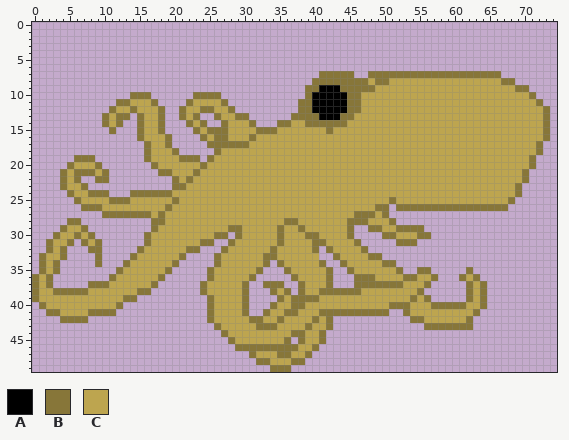
File history of a pixel-art file, assets/art/octopus.aseprite. This is how it looked before the edit.
75x50 pixels, 1 frame.
Palette (. is transparent): A #000000  B #877639  C #bda54f
Pixels before (only the part around the change), first column x 0:
 0 ...........................................................................
 1 ...........................................................................
 2 ...........................................................................
 3 ...........................................................................
 4 ...........................................................................
 5 ...........................................................................
 6 ...........................................................................
 7 .........................................BBBBB..BBBBBBBBBBBBBBBBBBB........
 8 ........................................BBBBBBBBCBBCCCCCCCCCCCCCCCCBB......
 9 .......................................BBAAABBBBBCCCCCCCCCCCCCCCCCCCCBB....
10 ..............BBB......BBBB............BAAAAABBCCCCCCCCCCCCCCCCCCCCCCCCB...
11 ............BBCCCB....BCCCCB..........BBAAAAABBCCCCCCCCCCCCCCCCCCCCCCCCCB..
12 ...........BCCBCCCB..BCCBBCCB.........BBAAAAABBCCCCCCCCCCCCCCCCCCCCCCCCCCB.
13 ..........BCBB.BCCB..BCB..BCCBB......BBBBAAABBCCCCCCCCCCCCCCCCCCCCCCCCCCCB.
14 ..........BCB..BCCB...BCB..BCCCB...BBCCBBBBBBCCCCCCCCCCCCCCCCCCCCCCCCCCCCB.
15 ...........B...BCCB....BCBBBCCCCBBBCCCCCCCBCCCCCCCCCCCCCCCCCCCCCCCCCCCCCCB.
16 ...............BCCCB....BCBBCCCBCCCCCCCCCCCCCCCCCCCCCCCCCCCCCCCCCCCCCCCCCB.
17 ................BCCB.....BBBBBBCCCCCCCCCCCCCCCCCCCCCCCCCCCCCCCCCCCCCCCCCB..
18 ................BCCCB.....BCCCCCCCCCCCCCCCCCCCCCCCCCCCCCCCCCCCCCCCCCCCCCB..
19 ......BBB.......BCCCCBBB.BCCCCCCCCCCCCCCCCCCCCCCCCCCCCCCCCCCCCCCCCCCCCCB...
20 .....BCCCB.......BCCCCCCBCCCCCCCCCCCCCCCCCCCCCCCCCCCCCCCCCCCCCCCCCCCCCCB...
21 ....BCBBBCB.......BBCCCBCCCCCCCCCCCCCCCCCCCCCCCCCCCCCCCCCCCCCCCCCCCCCCB....
22 ....BCB..BB.........BCBCCCCCCCCCCCCCCCCCCCCCCCCCCCCCCCCCCCCCCCCCCCCCCCB....
23 ....BCCB............BBCCCCCCCCCCCCCCCCCCCCCCCCCCCCCCCCCCCCCCCCCCCCCCCB.....
24 .....BCCBBB...BBBBBBCCCCCCCCCCCCCCCCCCCCCCCCCCCCCCCCCCCCCCCCCCCCCCCCCB.....
25 ......BCCCCBBBCCCCCCBCCCCCCCCCCCCCCCCCCCCCCCCCCCCCCBCCCCCCCCCCCCCCCCB......
26 .......BBBCCCCCCCCCBCCCCCCCCCCCCCCCCCCCCCCCCCCCCCBB.BBBBBBBBBBBBBBBB.......
27 ..........BBBBBBBCBCCCCCCCCCCCCCCCCCCCCCCCCCCCBBBCB........................
28 .....BB..........BBCCCCCCCCCCCCCCCCCBBCCCCCCCBBBCCCB.......................
29 ....BCCB.........BCCCCCCCCCCBBCCCCCBCCBCCCCCCB..BBCCBBBB...................
30 ...BCCBCB.......BCCCCCCCCCBB.BCCCCCBCCCBBCCCCB....BBCCCBB..................
31 ..BCCB.BCB......BCCCCCCCBB..BCCCCCCBCCCCBBCCCCB.....BBB....................
32 ..BCB...BB.....BCCCCCCBB...BCCCCCCBCCCCCB.BCCCCB...........................
33 .BCCB....B....BCCCCCCB....BCCCCCCBBCCCCCC..BCCCCBB.........................
34 .BCB.....B...BCCCCCCB.....BCCCCCCB.BCCCCCB..BCCCCCBB.......................
35 .BCB........BCCCCCCB.....BCCCCCCB...BCCCCCB..BCCCCCCB..BB.....B............
36 BCB........BCCCCCCB......BCCCCCB.....BCCCCB...BBBCCCCBBCCB...BCB...........
37 BCB.....BBBCCCCCCB......BCCCCCB..BBB..BCCCB...BBBBBBBCCCB.....BCB..........
38 BCCBBBBBCCCCCCCBB.......BCCCCCB...BCB.BCCBBBBBBCCCCCCCCB......BCB..........
39 BCCCCCCCCCCCCBB..........BCCCCB....BCBBBBCCCCCCCCCCCCCBCB.....BCB..........
40 .BCCCCCCCCCCB............BCCCCB...BCCBBCCCCCCCCCCCCBBBCCCBBBBBCCB..........
41 ..BBCCCCBBBB.............BCCCCB..BCCBBCCCBBBBBBBBBB..BCCCCCCCCCB...........
42 ....BBBB.................BCCCCCBBCCBCCCCBCB...........BBCCCCCCB............
43 ..........................BCCCCCBBBCCCCBCCB.............BBBBBBB............
44 ...........................BCCCCCCCCCBBCCB.................................
45 ............................BCCCCCCCB.BCCB.................................
46 .............................BBBBBBBBBCCB..................................
47 ...............................BCCCBBCCB...................................
48 ................................BBCCCBB....................................
49 ..................................BBB......................................
The result:
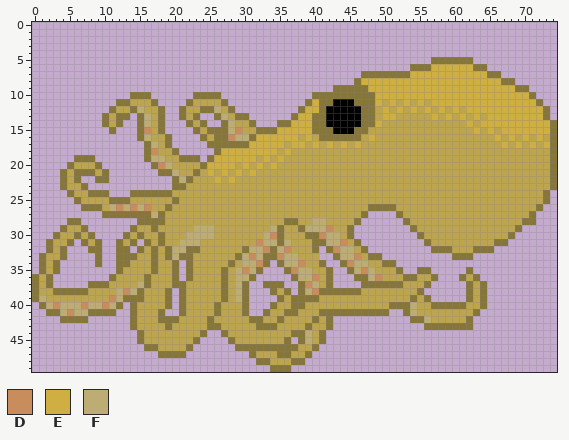
Colours new in this view: D #c98c5d  E #cfae42  F #bdad75
Edits made:
layer "Main" added
layer "Big tentacles" added
layer "Layer 1" removed
Changed rows in their new state; - is an unchanged pixel.
first column x 1:
 5 --------------------------------------------------------BBBBBB------------
 6 -----------------------------------------------------BBBEEEEEEBB----------
 7 ----------------------------------------.....-B------EEEEEEEEEEE----------
 8 ---------------------------------------......-EEEEEEEEEEEEEEEEEEEE--------
 9 --------------------------------------....B----EEEEEEEEEEEEEEEEEEEEE------
10 --------------------------------------.BBBBB--BBEEEEEEEEEEEEEEEEEEEEEE----
11 -------------------------------------.-EBB--A-BBE-E-E-E-EEEEEEEEEEEEEEE---
12 --------------F----------F------------EEB---AABB-E-E-E-E-E-E-EEEEEEEEEEE--
13 ---------------F----------F----------EE-B--AAABB-EE-----E-E-E-E-EEEEEEEE--
14 ---------------F-----------F--------EEE--AAAAABBE------------E-EEEEEEEEEEB
15 ---------------D-----------FD-----EEEEEBB-AAABB---------------E-E-EEEEEEEB
16 ---------------F-----------DFF-EEEEEE-E-BBBBBB-E-----------------E-E-E-ECB
17 ----------------F-------------EEEEE-EE-E-E-E-E--------------------E-E-ECEB
18 ----------------D---------EEEEEEEE-E-----------------------------------CCB
19 ----------------FF-------EEEEEE-E-E-----------------------------------CCCB
20 -----------------DF-----EEEE-E-E-E------------------------------------CCCB
21 -------------------F----E-E-E-E--------------------------------------CCCCB
22 --------------------F----E-E-----------------------------------------CCCCB
23 --------------------------------------------------------------------CCCCCB
24 --------------------------------------------------------------------CCCCB-
25 --------------------------------------------------C----------------CCCCCB-
26 ----------FDFDFD-------------------------------B--BCCCCCCCCCCCCCCCCCCCCB--
27 ----------------F----------------------------C-...-BCCCCCCCCCCCCCCCCCCB---
28 --------------BB-----------------------FF---C-.....-BCCCCCCCCCCCCCCCCBB---
29 -------------BCC------FFF--CC----F----FFFD-----......-CCCCCCCCCCCCCCB-----
30 ------------BCBC-B---FFFFCCCC---FD------DFF------.....-CCCCCCCCCCCCB------
31 -----------BCB---B--FFFCCCCC---DFF-F-----FFD-------...-BCCCCCCCCCBB-------
32 -----------BB---B-BFF--CCCC--BFFD-FD------DFF-----------BBBCCCBBB---------
33 -----------BB---B-BF-BCCCC--BFDF--DFF------FFD-------------BBB------------
34 -----------B----B----BCCCC-B-FFD---FFD------DFF---------------------------
35 ----------------B-CB-BCCC-B-FDF-----DFF------FDF--------------------------
36 ---------------B-CCB-BCCC-B-FF-------FFD-------FD-------------------------
37 --------------FBCCCBBCCC--B-F---------DF-----.----------------------------
38 -----------FDF-CCCB-BCCC--B-F---------FD----------------------------------
39 F---------DF--BCCCB-BCCCC-B-F---------------------------------------------
40 -FDFFFDFFDF--BCCCCB-BCCCCB---------------------------F--------------------
41 ---FDFF------BCCCB--BCCCCB---------------------------F--------------------
42 -------------BCCCBBBCCCC-------------------------------F------------------
43 -------------BCCCCBCCCCCB-------------------------------------------------
44 --------------BCCCCCCCCB--------------F-----------------------------------
45 --------------BCCCCCCCB---------------F-----------------------------------
46 ---------------BBCCCCB----------------------------------------------------
47 -----------------BBBB-----------------------------------------------------
Pixel boxes of the changes (left, top, right, bottom) in both pictures:
changed: (39, 57, 557, 358)
